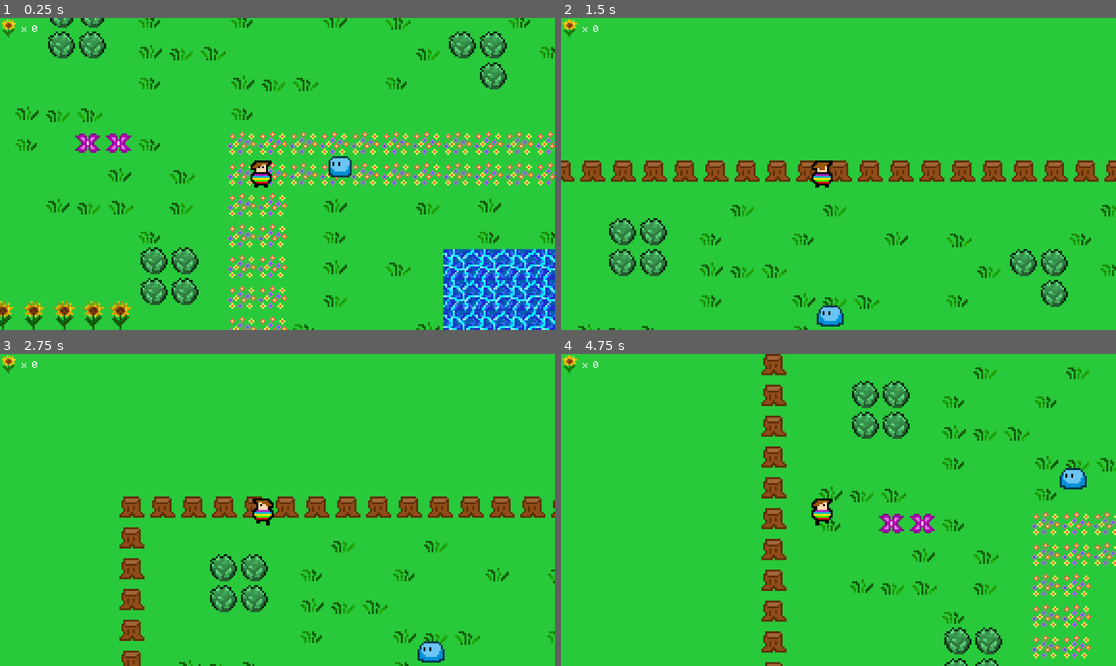
Above: before the commit, frames 1-4 (two rows, left to right).
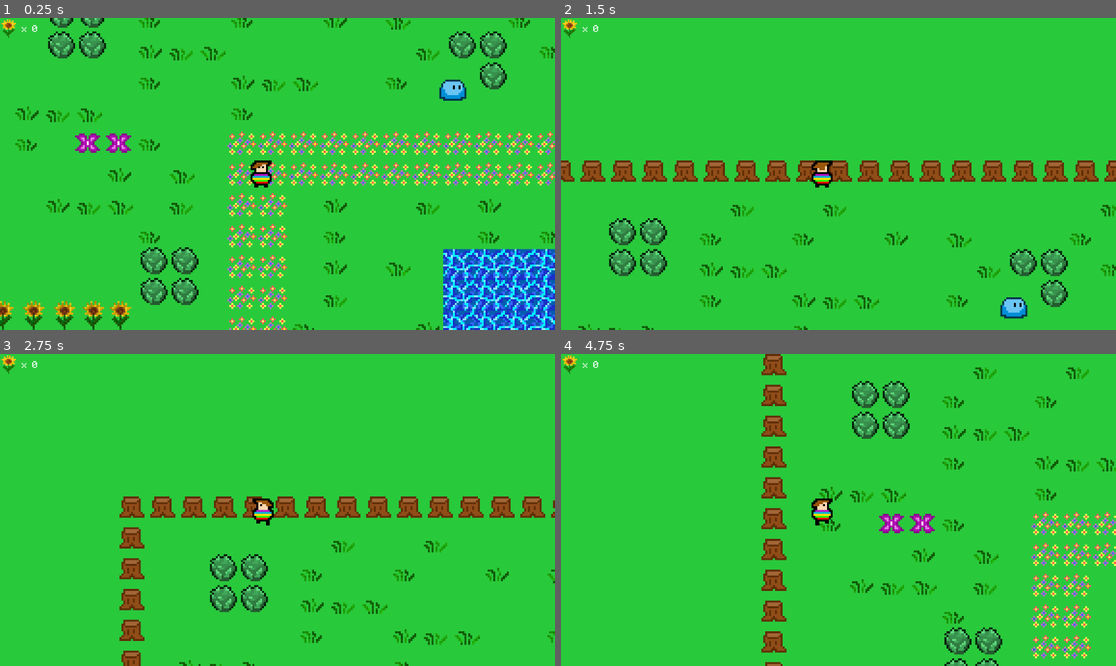
Above: after the commit, the same moments.

Repository: Kebo02/rpg-prog-2
Game: Godot game, scene res://scenes/rpg_prog_2.tscn
The game is run twice, just before and just after one commit, with the same random seed, the same clock (stepped at 60 frames per second) and the same inputs. Sound files missing from this copy of the repository are replaced by a short silence.
Inputs:
- Up to frame 1 (0.25 s): no input
- Up to frame 2 (1.5 s): hold Up (ui_up) from 0.53 s (still down)
- Up to frame 3 (2.75 s): release Up (ui_up) at 2.03 s; hold Left (ui_left) from 2.03 s (still down)
- Up to frame 4 (4.75 s): release Left (ui_left) at 3.53 s; hold Down (ui_down) 3.53-4.28 s; hold Right (ui_right) from 4.28 s (still down)

The runs differ from the first frame. In frame 1, 0.6% of the frame differs, in the area x 59-85%, y 19-52%; in frame 2, 0.6%, in the area x 46-85%, y 89-99%; in frame 3, 0.3%; in frame 4, 0.3%.

Commit message:
#7 skills menu

Diff:
--- a/scenes/battle_scene.tscn
+++ b/scenes/battle_scene.tscn
@@ -36,10 +36,10 @@
 bg_color = Color(0.8666667, 0, 0.003921569, 1)
 
 [sub_resource type="StyleBoxFlat" id="StyleBoxFlat_1i8jf"]
-bg_color = Color(0.14901961, 0.34509805, 0.9098039, 1)
+bg_color = Color(0.91, 0.40040007, 0.14560002, 1)
 
 [sub_resource type="StyleBoxFlat" id="StyleBoxFlat_3oc74"]
-bg_color = Color(0.08627451, 0.6039216, 0.9764706, 1)
+bg_color = Color(0.8866537, 0.29864907, 0.07880073, 1)
 
 [sub_resource type="StyleBoxFlat" id="StyleBoxFlat_svpld"]
 bg_color = Color(0.1882353, 0.6509804, 0.15294118, 1)
@@ -49,6 +49,15 @@
 
 [sub_resource type="StyleBoxFlat" id="StyleBoxFlat_tttxe"]
 bg_color = Color(0.21176471, 1, 0, 1)
+
+[sub_resource type="StyleBoxFlat" id="StyleBoxFlat_05s0e"]
+bg_color = Color(0.37036446, 0.37036452, 0.37036437, 1)
+
+[sub_resource type="StyleBoxFlat" id="StyleBoxFlat_j0cvo"]
+bg_color = Color(0.36862746, 0.36862746, 0.36862746, 1)
+
+[sub_resource type="StyleBoxFlat" id="StyleBoxFlat_sjku2"]
+bg_color = Color(0.65834, 0.65834, 0.6583396, 1)
 
 [node name="battle_scene" type="CanvasLayer" unique_id=404141245]
 process_mode = 3
@@ -75,9 +84,9 @@
 
 [node name="enemy_hp" type="ProgressBar" parent="." unique_id=1574602679]
 texture_filter = 1
-offset_left = 505.0
+offset_left = 507.0
 offset_top = 179.0
-offset_right = 617.0
+offset_right = 618.0
 offset_bottom = 206.0
 theme_override_fonts/font = ExtResource("2_rca61")
 theme_override_styles/background = SubResource("StyleBoxFlat_3xrod")
@@ -103,36 +112,86 @@
 theme_override_styles/background = SubResource("StyleBoxFlat_bg0yk")
 theme_override_styles/fill = SubResource("StyleBoxFlat_8qdv8")
 
-[node name="HBoxContainer" type="HBoxContainer" parent="." unique_id=1795519276]
+[node name="main_menu" type="HBoxContainer" parent="." unique_id=1795519276]
 offset_left = 325.0
 offset_top = 573.0
 offset_right = 775.0
 offset_bottom = 636.0
 
-[node name="Attack_button" type="Button" parent="HBoxContainer" unique_id=1132819005]
+[node name="Attack_button" type="Button" parent="main_menu" unique_id=1132819005]
 layout_mode = 2
 size_flags_horizontal = 3
+theme_override_fonts/font = ExtResource("2_rca61")
 theme_override_styles/normal = SubResource("StyleBoxFlat_pxwbd")
 theme_override_styles/pressed = SubResource("StyleBoxFlat_rum4d")
 theme_override_styles/hover = SubResource("StyleBoxFlat_0gp0h")
 text = "attack"
 
-[node name="Defend_button" type="Button" parent="HBoxContainer" unique_id=1311801030]
+[node name="Defend_button" type="Button" parent="main_menu" unique_id=1311801030]
 layout_mode = 2
 size_flags_horizontal = 3
+theme_override_fonts/font = ExtResource("2_rca61")
 theme_override_styles/normal = SubResource("StyleBoxFlat_1i8jf")
 theme_override_styles/pressed = SubResource("StyleBoxFlat_1i8jf")
 theme_override_styles/hover = SubResource("StyleBoxFlat_3oc74")
 text = "Defend "
 
-[node name="Flee_button" type="Button" parent="HBoxContainer" unique_id=1118371553]
+[node name="Flee_button" type="Button" parent="main_menu" unique_id=1118371553]
 layout_mode = 2
 size_flags_horizontal = 3
+theme_override_fonts/font = ExtResource("2_rca61")
 theme_override_styles/normal = SubResource("StyleBoxFlat_svpld")
 theme_override_styles/pressed = SubResource("StyleBoxFlat_g72on")
 theme_override_styles/hover = SubResource("StyleBoxFlat_tttxe")
 text = "Flee"
 
-[connection signal="pressed" from="HBoxContainer/Attack_button" to="." method="_on_attack_button_pressed"]
-[connection signal="pressed" from="HBoxContainer/Defend_button" to="." method="_on_defend_button_pressed"]
-[connection signal="pressed" from="HBoxContainer/Flee_button" to="." method="_on_flee_button_pressed"]
+[node name="skills_menu" type="HBoxContainer" parent="." unique_id=1009154418]
+visible = false
+offset_left = 325.0
+offset_top = 573.0
+offset_right = 935.0
+offset_bottom = 636.0
+
+[node name="Default_attack" type="Button" parent="skills_menu" unique_id=1647037927]
+layout_mode = 2
+size_flags_horizontal = 3
+theme_override_fonts/font = ExtResource("2_rca61")
+theme_override_styles/normal = SubResource("StyleBoxFlat_pxwbd")
+theme_override_styles/pressed = SubResource("StyleBoxFlat_rum4d")
+theme_override_styles/hover = SubResource("StyleBoxFlat_0gp0h")
+text = "basic"
+
+[node name="gamble" type="Button" parent="skills_menu" unique_id=1157383763]
+layout_mode = 2
+size_flags_horizontal = 3
+theme_override_fonts/font = ExtResource("2_rca61")
+theme_override_styles/normal = SubResource("StyleBoxFlat_1i8jf")
+theme_override_styles/pressed = SubResource("StyleBoxFlat_1i8jf")
+theme_override_styles/hover = SubResource("StyleBoxFlat_3oc74")
+text = "gamble"
+
+[node name="spell" type="Button" parent="skills_menu" unique_id=341790751]
+layout_mode = 2
+size_flags_horizontal = 3
+theme_override_fonts/font = ExtResource("2_rca61")
+theme_override_styles/normal = SubResource("StyleBoxFlat_svpld")
+theme_override_styles/pressed = SubResource("StyleBoxFlat_g72on")
+theme_override_styles/hover = SubResource("StyleBoxFlat_tttxe")
+text = "spell"
+
+[node name="Back_button" type="Button" parent="skills_menu" unique_id=680644494]
+layout_mode = 2
+size_flags_horizontal = 3
+theme_override_fonts/font = ExtResource("2_rca61")
+theme_override_styles/normal = SubResource("StyleBoxFlat_05s0e")
+theme_override_styles/pressed = SubResource("StyleBoxFlat_j0cvo")
+theme_override_styles/hover = SubResource("StyleBoxFlat_sjku2")
+text = "Back"
+
+[connection signal="pressed" from="main_menu/Attack_button" to="." method="_on_attack_button_pressed"]
+[connection signal="pressed" from="main_menu/Defend_button" to="." method="_on_defend_button_pressed"]
+[connection signal="pressed" from="main_menu/Flee_button" to="." method="_on_flee_button_pressed"]
+[connection signal="pressed" from="skills_menu/Default_attack" to="." method="_on_default_attack_pressed"]
+[connection signal="pressed" from="skills_menu/gamble" to="." method="_on_gamble_pressed"]
+[connection signal="pressed" from="skills_menu/spell" to="." method="_on_spell_pressed"]
+[connection signal="pressed" from="skills_menu/Back_button" to="." method="_on_back_button_pressed"]
--- a/scenes/rpg_prog_2.tscn
+++ b/scenes/rpg_prog_2.tscn
@@ -112,4 +112,7 @@
 position = Vector2(-74, 76)
 
 [node name="slime" parent="." unique_id=1133044125 instance=ExtResource("5_4n87g")]
-position = Vector2(54, -13)
+position = Vector2(99, -50)
+
+[node name="slime2" parent="." unique_id=1940434036 instance=ExtResource("5_4n87g")]
+position = Vector2(167, 87)
--- a/scripts/battle_scene.gd
+++ b/scripts/battle_scene.gd
@@ -6,6 +6,8 @@
 @onready var enemy_hp = $enemy_hp
 @onready var player_hp = $player_hp
 @onready var player_mana = $player_mana
+@onready var skills_menu = $skills_menu
+@onready var main_menu = $main_menu
 
 func _ready() -> void:
 	player_hp.max_value = player.max_hp
@@ -20,9 +22,17 @@
 
 #Helper Methods <
 func set_buttons_disabled(is_disabled: bool) -> void:
-	$HBoxContainer/Attack_button.disabled = is_disabled
-	$HBoxContainer/Defend_button.disabled = is_disabled
-	$HBoxContainer/Flee_button.disabled = is_disabled
+	$main_menu/Attack_button.disabled = is_disabled
+	$main_menu/Defend_button.disabled = is_disabled
+	$main_menu/Flee_button.disabled = is_disabled
+
+func player_wins() -> bool:
+	if enemy.hp <= 0:
+		enemy.queue_free()
+		get_tree().paused = false
+		queue_free()
+		return	true
+	return false
 #Helper Methods >
 
 
@@ -31,17 +41,8 @@
 
 #Button Functions <
 func _on_attack_button_pressed() -> void:
-	if not is_instance_valid(enemy) or enemy.hp <= 0:
-		return
-	enemy.hp -= player.dmg
-	enemy_hp.value = enemy.hp
-	print("you dealt ",player.dmg," hp to the enemy")
-	print("enemy has " , enemy.hp, " hp left")
-	if enemy.hp <= 0:
-		enemy.queue_free()
-		get_tree().paused = false
-		queue_free()
-	enemy_turn()
+	main_menu.hide()
+	skills_menu.show()
 
 
 func _on_defend_button_pressed() -> void:
@@ -49,11 +50,63 @@
 	player_mana.value = player.mana
 	player.is_defending = true
 	enemy_turn()
+
 func _on_flee_button_pressed() -> void:
 	enemy.stop_the_entity()
 	get_tree().paused = false
 	queue_free()
 
+func _on_default_attack_pressed() -> void:
+	skills_menu.hide()
+	main_menu.show()
+	if not is_instance_valid(enemy) or enemy.hp <= 0:
+		return
+	enemy.hp -= player.dmg
+	enemy_hp.value = enemy.hp
+	print("you dealt ",player.dmg," hp to the enemy")
+	print("enemy has " , enemy.hp, " hp left")
+	if player_wins():
+		return
+	enemy_turn()
+
+
+func _on_back_button_pressed() -> void:
+	skills_menu.hide()
+	main_menu.show()
+
+func _on_gamble_pressed() -> void:
+	if player.mana < 5:
+		return
+	skills_menu.hide()
+	main_menu.show()
+	if randi_range(0,100) >= 40:
+		enemy.hp -= player.dmg*2
+		player.mana -= 5
+		player_mana.value = player.mana
+		enemy_hp.value = enemy.hp
+	else:
+		player.mana -= 5
+		player_mana.value = player.mana
+
+	if player_wins():
+		return
+	enemy_turn()
+
+func _on_spell_pressed() -> void:
+	if player.mana <10:
+		return
+
+	skills_menu.hide()
+	main_menu.show()
+	enemy.hp -= (player.magic_dmg*1.5)
+	player.mana -= 10
+
+	player_mana.value = player.mana
+	enemy_hp.value = enemy.hp
+
+	if player_wins():
+		return
+	enemy_turn()
 #Button Functions >
 
 #Enemy Attack Phase <
--- a/scripts/player.gd
+++ b/scripts/player.gd
@@ -9,6 +9,7 @@
 var mana: int = 10
 var max_mana: int = 30
 var dmg: int = 4
+var magic_dmg = 4
 #states
 var is_defending: bool = false
 
